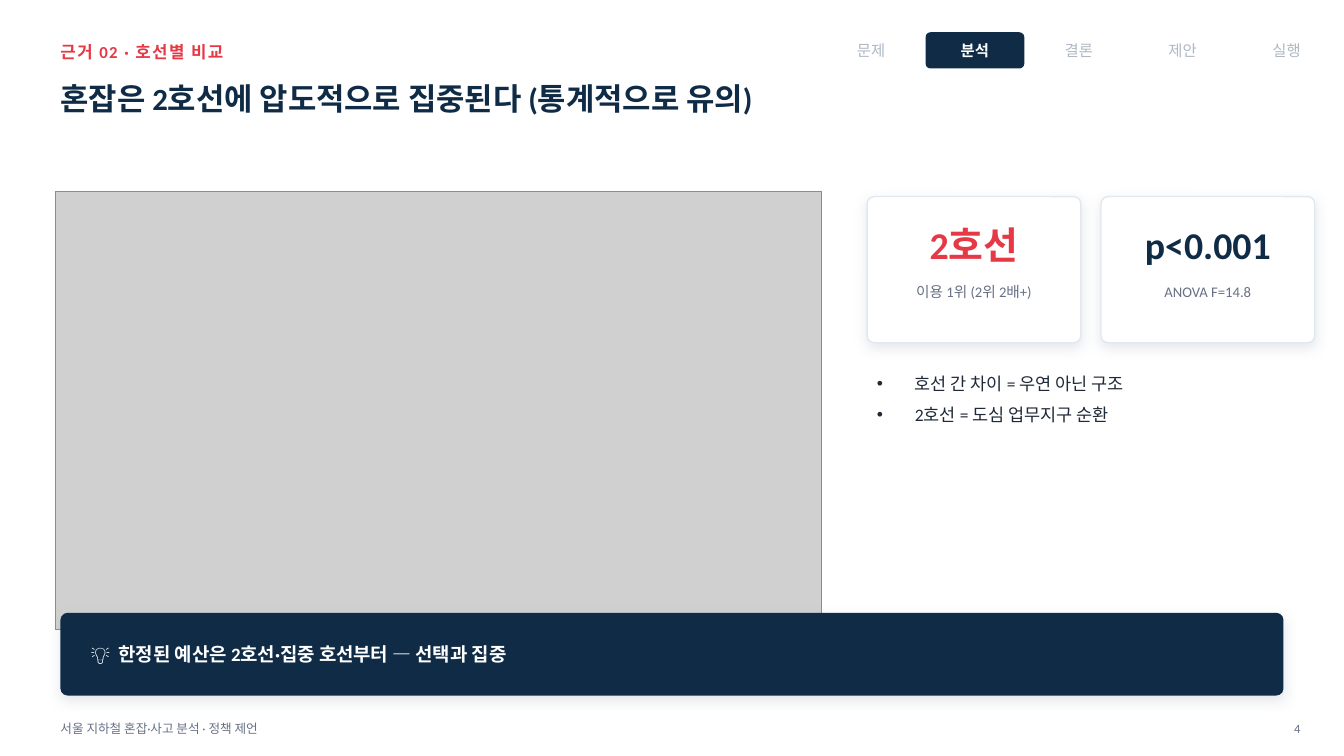
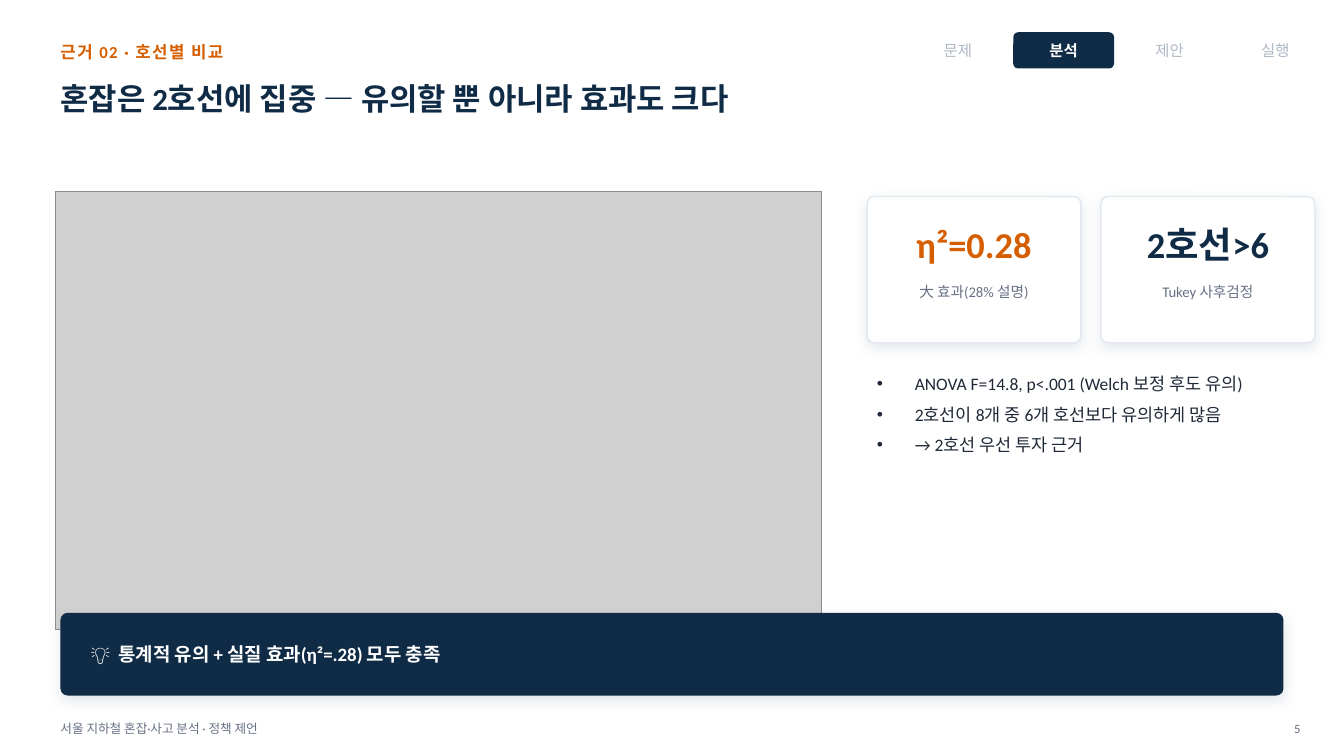
Before and after one commit to yuneunmi814-cmyk/data-analysis-mini-project, a slide deck: slide 6 of 발표장표_지하철혼잡.pptx (slide 5 before the commit). Drawn at 1344x756 pixels with LibreOffice and Linux fonts; fonts in the diff are those of the drawing; grey boxes stand for pictures. Boxes give left, top, right and bottom in pixels: in the first picture for what was removed or moved away, otherwise in the second. Text is boxed around its words. In the diff, an @@ line names an element or a change of style, - is before the commit and + after.

```diff
--- a/발표장표_지하철혼잡.pptx
+++ b/발표장표_지하철혼잡.pptx
@@ text "근거 02 · 호선별 비교" at bbox=[60, 44, 223, 60]: text colour #E63946 to #D55E00 @@
@@ 2 texts, 1 rounded rectangle: place and size @@
-2 texts, 1 rounded rectangle at bbox=[857, 32, 1024, 69]
+2 texts, 1 rounded rectangle at bbox=[944, 32, 1114, 69]
@@ text removed at bbox=[1065, 43, 1093, 57] @@
-결론
@@ text "제안": place and size @@
-text "제안" at bbox=[1168, 43, 1196, 57]
+text "제안" at bbox=[1155, 43, 1183, 57]
@@ text "실행": place and size @@
-text "실행" at bbox=[1272, 43, 1300, 57]
+text "실행" at bbox=[1261, 43, 1289, 57]
@@ text at bbox=[60, 84, 729, 113]: text changed @@
-혼잡은 2호선에 압도적으로 집중된다 (통계적으로 유의)
+혼잡은 2호선에 집중 — 유의할 뿐 아니라 효과도 크다
@@ text added at bbox=[916, 229, 1031, 264], 26 pt, text #D55E00, bold @@
+η²=0.28
@@ text removed at bbox=[1145, 234, 1271, 265] @@
-p<0.001
@@ text at bbox=[1147, 228, 1269, 261]: text changed; size 27 to 26 pt; text colour #E63946 to #0F2B46 @@
-2호선
+2호선>6
@@ text at bbox=[919, 284, 1028, 299]: text changed @@
-이용 1위 (2위 2배+)
+大 효과(28% 설명)
@@ text at bbox=[1162, 285, 1254, 300]: text changed @@
-ANOVA F=14.8
+Tukey 사후검정
@@ text at bbox=[915, 375, 1243, 453]: text changed @@
-• 호선 간 차이 = 우연 아닌 구조
-• 2호선 = 도심 업무지구 순환
+• ANOVA F=14.8, p<.001 (Welch 보정 후도 유의)
+• 2호선이 8개 중 6개 호선보다 유의하게 많음
+• → 2호선 우선 투자 근거
@@ text at bbox=[119, 645, 441, 664]: text changed @@
-💡 한정된 예산은 2호선·집중 호선부터 — 선택과 집중
+💡 통계적 유의 + 실질 효과(η²=.28) 모두 충족
@@ text at bbox=[1294, 725, 1300, 733]: text changed @@
-4
+5
```
Also in this commit, not shown: 13 other slides changed, 2 slides added, 1 slide removed, 20 other files.
